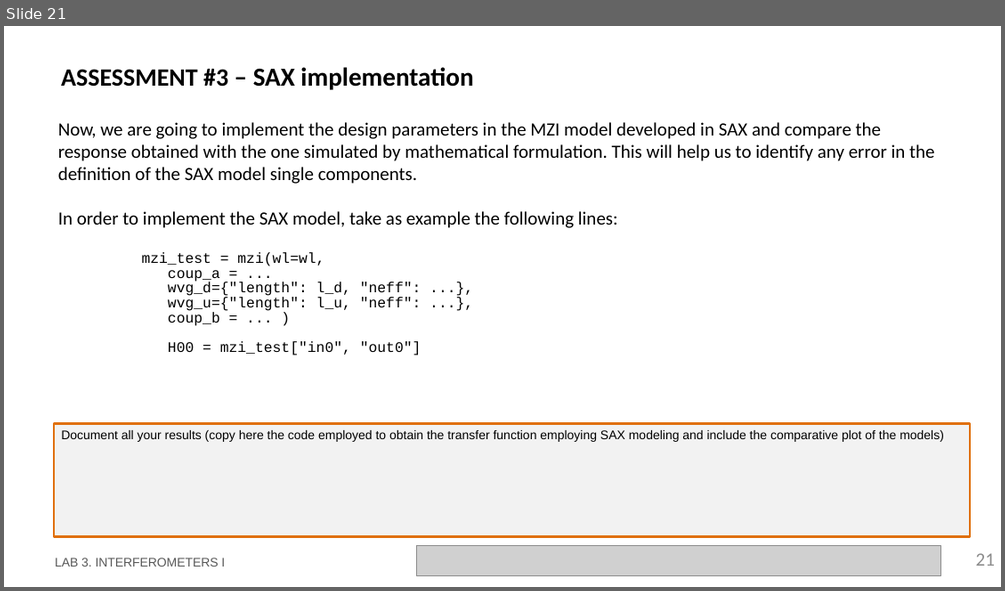
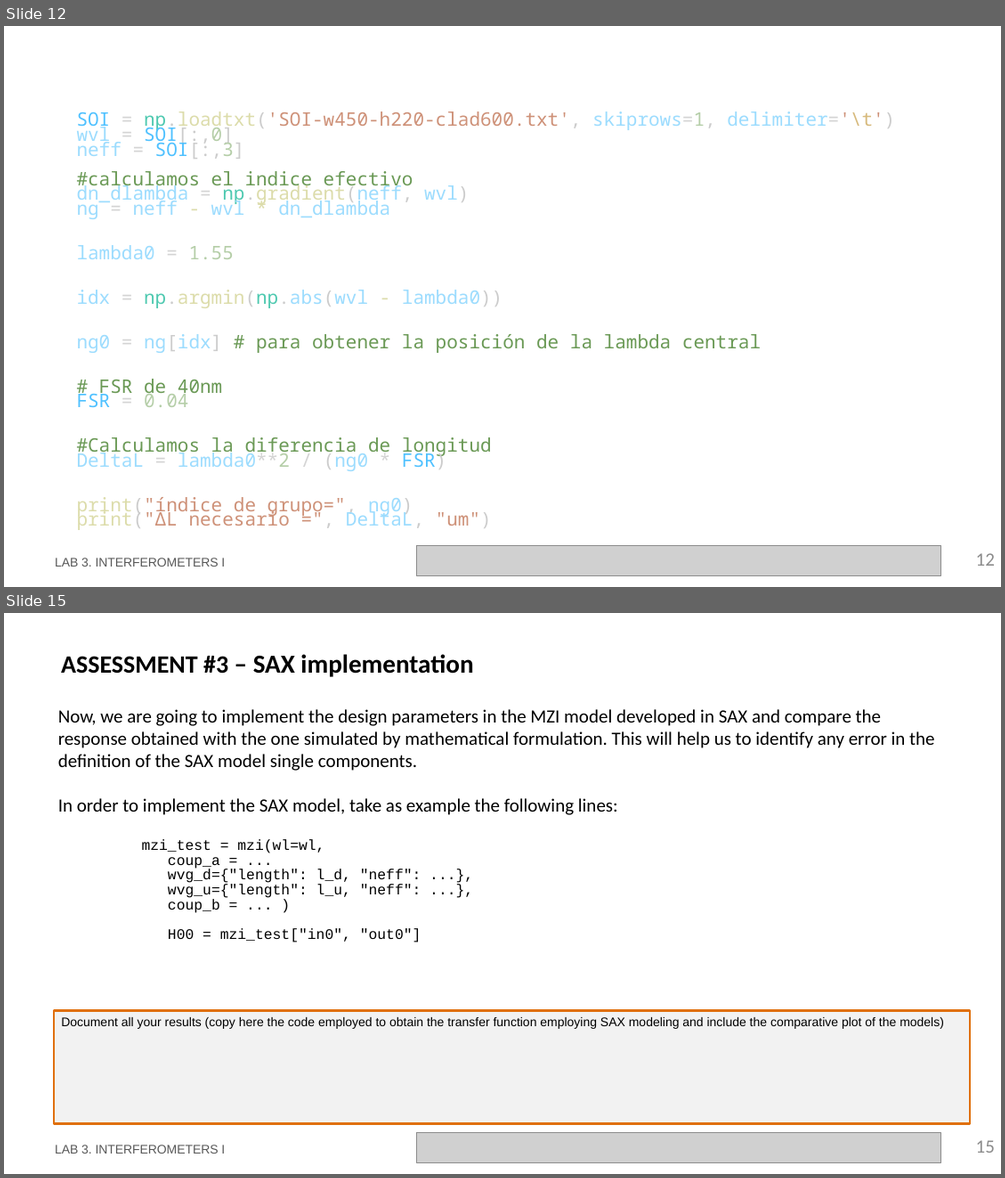
Before and after one commit to RobertoFernandezSevilla/pic-upv-lab3, a slide deck: LabBook_3.pptx. Shown one above the other, each under a label of ours: slide 21 before the commit, slides 12 and 15 after it; the slides between them are not shown. The pictures are 1005x591 and 1005x1178 pixels, drawn with LibreOffice and Linux fonts; fonts in the diff are those of the drawing; grey boxes stand for pictures; background and template pictures are left out. Boxes give left, top, right and bottom in pixels: in the first picture for what was removed or moved away, otherwise in the second. Text is boxed around its words. In the diff, an @@ line names an element or a change of style, - is before the commit and + after.

```diff
--- a/LabBook_3.pptx
+++ b/LabBook_3.pptx
@@ slide 12 added at (x1=4, y1=26, x2=1001, y2=587), background #FFFFFF @@
@@ text added at (x1=77, y1=111, x2=895, y2=530), 18 pt, text #9CDCFE @@
+SOI = np.loadtxt('SOI-w450-h220-clad600.txt', skiprows=1, delimiter='\t')
+wvl = SOI[:,0]
+neff = SOI[:,3]
+#calculamos el indice efectivo
+dn_dlambda = np.gradient(neff, wvl)
+ng = neff - wvl * dn_dlambda
+lambda0 = 1.55
+idx = np.argmin(np.abs(wvl - lambda0))
+ng0 = ng[idx] # para obtener la posición de la lambda central
+# FSR de 40nm
+FSR = 0.04
+#Calculamos la diferencia de longitud
+DeltaL = lambda0**2 / (ng0 * FSR)
+print("índice de grupo=", ng0)
+print("ΔL necesario =", DeltaL, "um")
@@ text added at (x1=55, y1=557, x2=225, y2=566), 12 pt, text #585858 @@
+LAB 3. INTERFEROMETERS I
@@ picture added at (x1=417, y1=546, x2=941, y2=576) @@
@@ page number added at (x1=976, y1=553, x2=995, y2=565), 18 pt, text #8C8C8C @@
+12
@@ what was slide 21 is now slide 15 @@
@@ page number at (x1=976, y1=1140, x2=995, y2=1152): text changed @@
-21
+15
```
Also in this commit, not shown: 11 slides changed, 3 other slides added, 10 slides removed, 1 other file.
